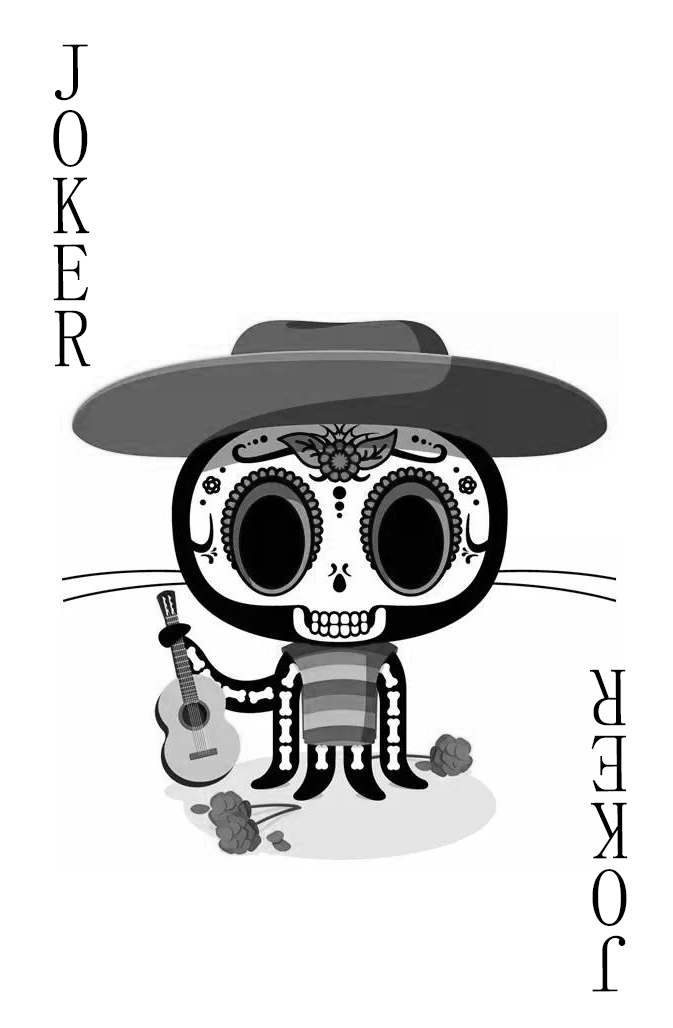
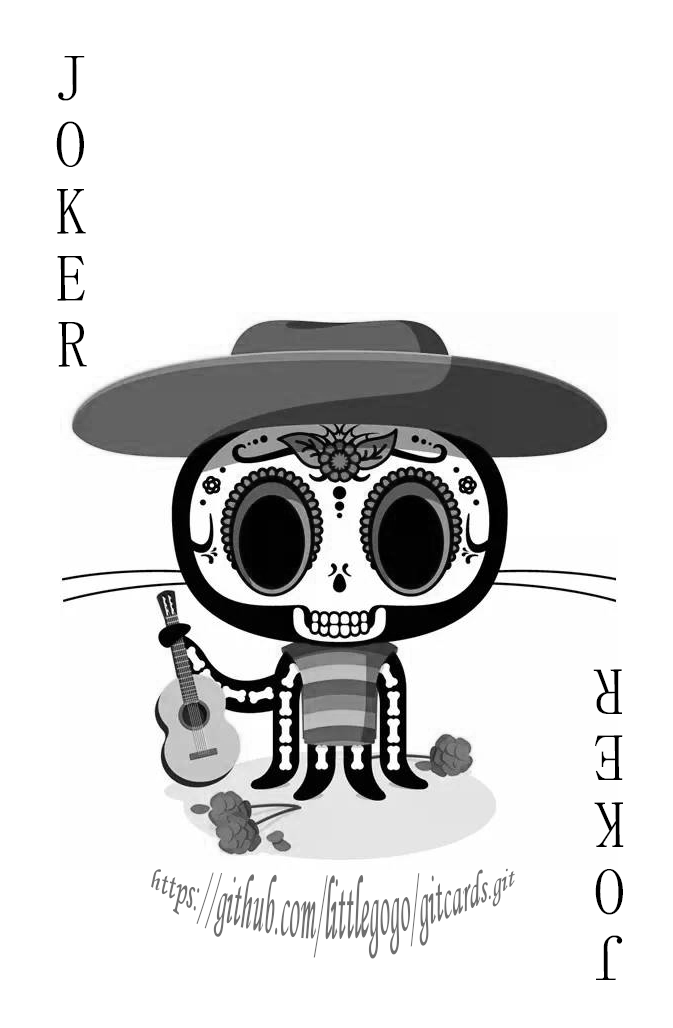
Comparing the layer stacks of the two (673, 1028) images. Changes:
added layer "https://github.com/littlegogo/gitcards.git" (72%) above "joker up" over left=151, top=868, right=515, bottom=959
painted on "joker up" over left=53, top=44, right=91, bottom=367
painted on "joker bottom" over left=590, top=669, right=628, bottom=992
